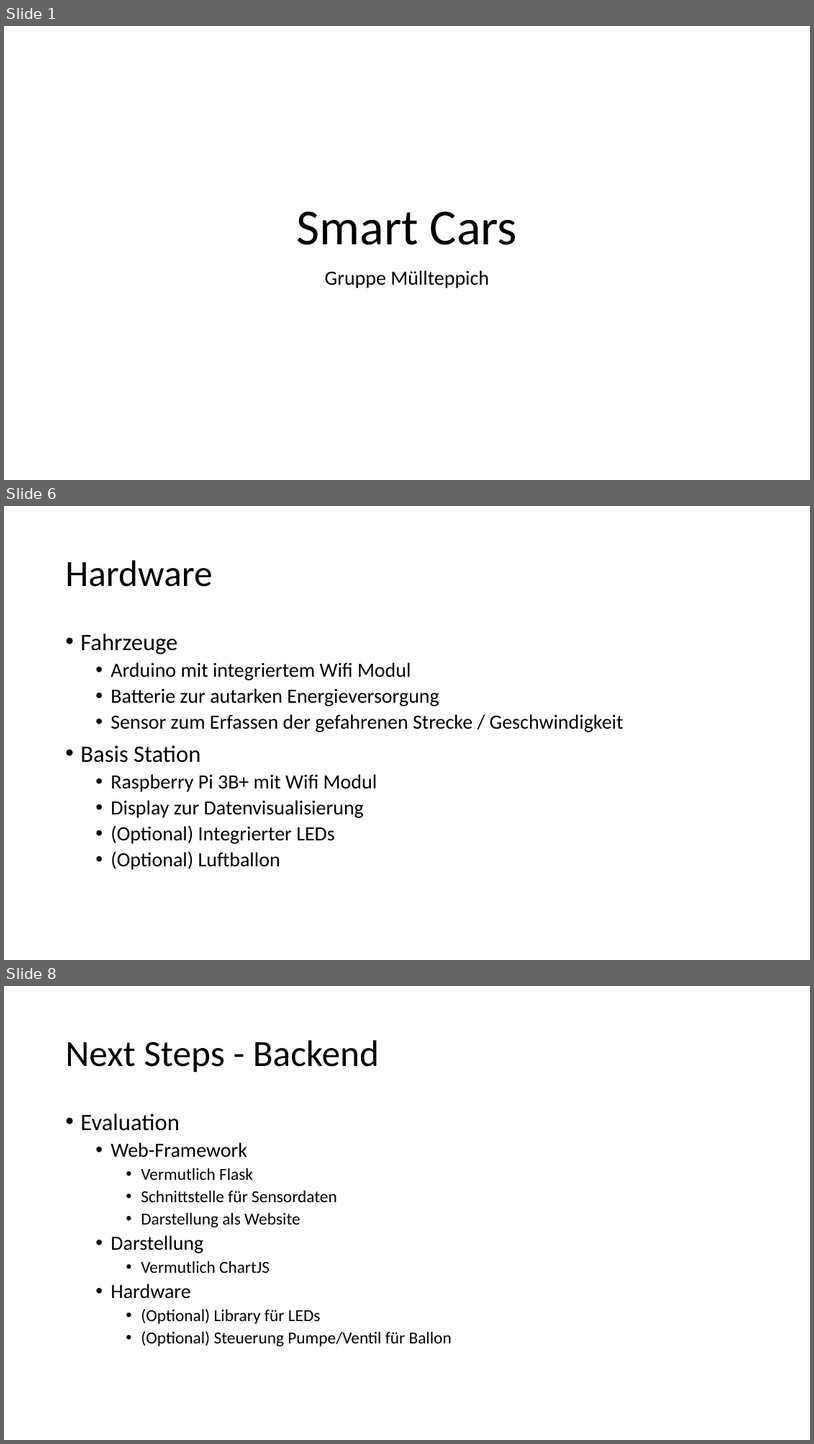
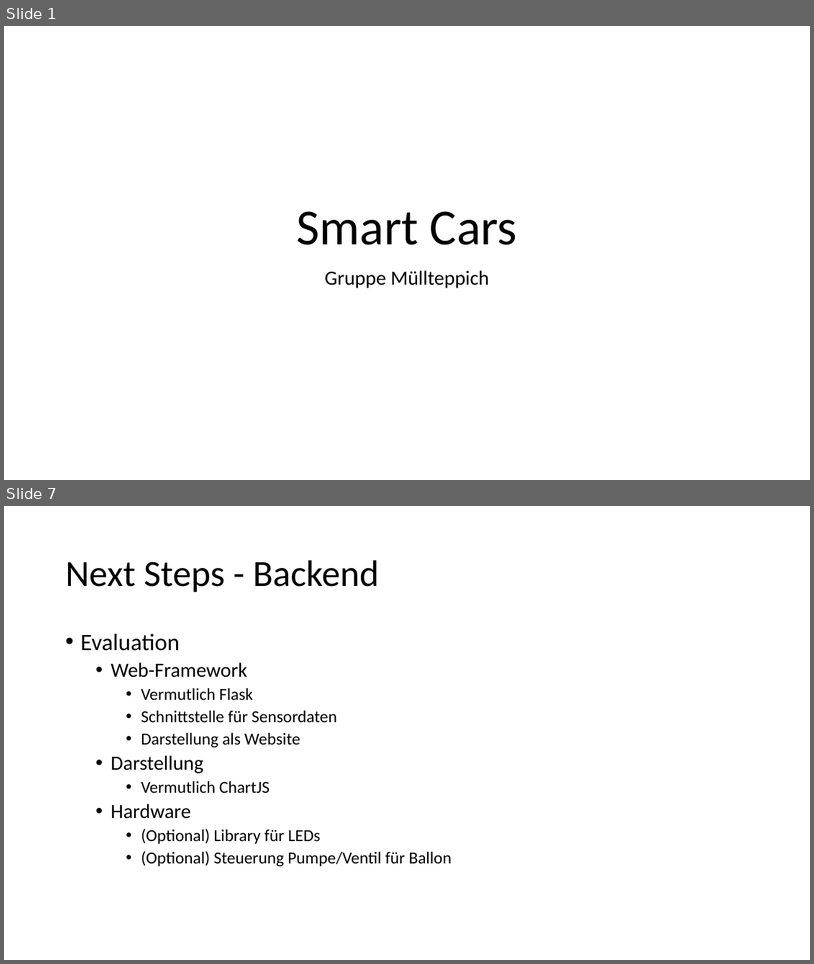
Before and after one commit to simonhauck/M-AI-SmartCars, a slide deck: workshops/2019_10_09/Präsentation 08_10_2019.pptx. Shown one above the other, each under a label of ours: slides 1, 6 and 8 before the commit, slides 1 and 7 after it; the slides between them are not shown. The pictures are 814x1444 and 814x964 pixels, drawn with LibreOffice and Linux fonts; fonts in the diff are those of the drawing; background and template pictures are left out. Boxes give left, top, right and bottom in pixels: in the first picture for what was removed or moved away, otherwise in the second. Text is boxed around its words. In the diff, an @@ line names an element or a change of style, - is before the commit and + after.

```diff
--- a/workshops/2019_10_09/Präsentation 08_10_2019.pptx
+++ b/workshops/2019_10_09/Präsentation 08_10_2019.pptx
@@ slide 6 removed at (4,506,810,960), background #FFFFFF @@
@@ title removed at (65,560,212,587) @@
-Hardware
@@ text removed at (80,633,624,870) @@
-• Fahrzeuge
-  • Arduino mit integriertem Wifi Modul
-  • Batterie zur autarken Energieversorgung
-  • Sensor zum Erfassen der gefahrenen Strecke / Geschwindigkeit
-• Basis Station
-  • Raspberry Pi 3B+ mit Wifi Modul
-  • Display zur Datenvisualisierung
-  • (Optional) Integrierter LEDs
-  • (Optional) Luftballon
@@ what was slide 8 is now slide 7 @@
```
Also in this commit, not shown: 6 slides changed, 16 other files.
